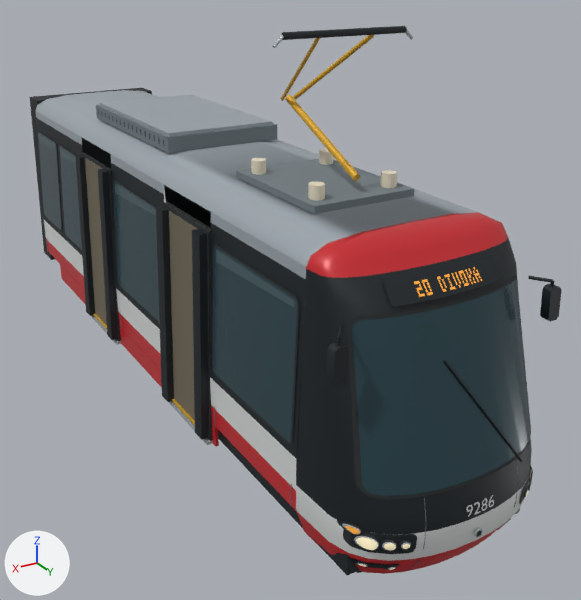
Before and after pictures for a commit that changed the glTF model assets/models/15t-a-open.glb.
One viewpoint serves both versions: a 50 mm camera at (4.71, 9.6, 5.78) aimed at (-0.6, 0.73, 1.35). The axes (+X, +Y, +Z) are drawn at lower left. The lights are the same throughout. The older version comes first. Vertices at exactly the same position are counted once.

The scene before the commit, as lines of its bpy script (objects in view):
```python
me_15t_a_open = bpy.data.meshes.new('15t-a-open')
me_15t_a_open.from_pydata(...)  # 3474 vertices, 4479 faces; spans x -1.36..1.36, y -5.7..5.23, z 0.0..5.11
me_15t_a_open.materials.append(mat_black)  # black #121b20
me_15t_a_open.materials.append(mat_rubber)  # black #24282a
me_15t_a_open.materials.append(mat_chrome)  # light grey #bcc4c7
me_15t_a_open.materials.append(mat_roof)  # grey #747f84
me_15t_a_open.materials.append(mat_red)  # red #c9252c
me_15t_a_open.materials.append(mat_white)  # light grey #dfe3e2
me_15t_a_open.materials.append(mat_silver)  # grey #aab4bb
me_15t_a_open.materials.append(mat_glass)  # dark cyan #28454e
me_15t_a_open.materials.append(mat_glint)  # dark cyan #435c62
me_15t_a_open.materials.append(mat_interior)  # brown #706857
me_15t_a_open.materials.append(mat_yellow)  # yellow #d8a528
me_15t_a_open.materials.append(mat_light)  # beige #fff0c8, glowing yellow #908770
me_15t_a_open.materials.append(mat_amber)  # orange #f5a337, glowing brown #8a5a1b
me_15t_a_open.materials.append(mat_cream)  # pale yellow #eae0c7
ob_15t_a_open = bpy.data.objects.new('15t-a-open', me_15t_a_open)
ob_15t_a_open.location = (0.0, 0.0, 0.0)
```
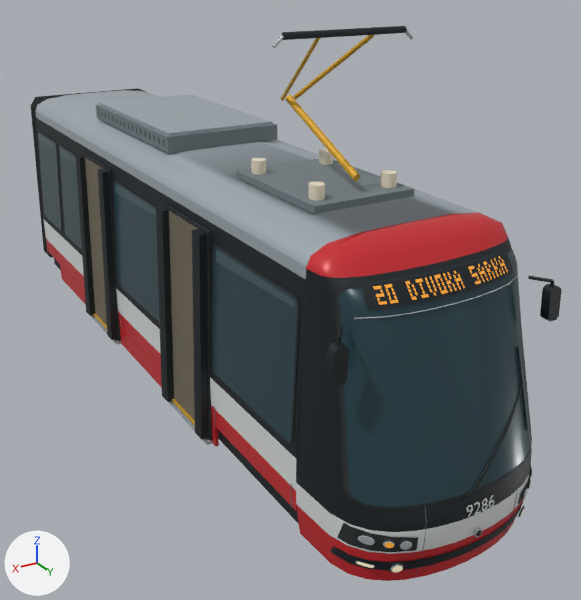
The change, as a diff of the scene's bpy script:
```diff
--- a/assets/models/15t-a-open.glb.py
+++ b/assets/models/15t-a-open.glb.py
@@ me_15t_a_open @@
-me_15t_a_open.from_pydata(...)  # 3474 vertices, 4479 faces; spans x -1.36..1.36, y -5.7..5.23, z 0.0..5.11
+me_15t_a_open.from_pydata(...)  # 3680 vertices, 4688 faces; spans x -1.36..1.36, y -5.7..5.22, z 0.0..5.11
+# me_15t_a_open part 1: the loose piece of 38 vertices spanning x 0.77..0.87, y 4.9..4.98, z 0.42..0.52 is multiplied about its middle by the matrix ((1.348, 0.032, -0.023), (1.53, 1.008, -0.554), (0.023, 0.026, 1.31)), then moved by (-1.72, 0.04, 0.34)
+# me_15t_a_open part 2: the loose piece of 40 vertices spanning x -0.97..-0.83, y 4.93..5.04, z 0.73..0.87 is multiplied about its middle by the matrix ((0.973, -0.014, -0.002), (0.448, 1.093, -0.007), (0.003, -0.003, 0.965)), then moved by (-0.15, -0.15, 0.02)
+# me_15t_a_open part 3: the loose piece of 38 vertices spanning x 0.83..0.97, y 4.93..5.04, z 0.73..0.87 is scaled about its middle by (0.846, 0.882, 0.831), then moved by (0.0, -0.01, 0.01)
+# me_15t_a_open part 4: the loose piece of 8 vertices spanning x -0.54..-0.41, y 5.02..5.07, z 1.36..1.53 is multiplied about its middle by the matrix ((-0.752, 0.379, -0.252), (-0.378, -0.791, -0.061), (-0.254, 0.056, 0.84)), then moved by (0.46, 0.11, -0.18)
+# me_15t_a_open part 5: the loose piece of 8 vertices spanning x -0.43..-0.3, y 4.99..5.05, z 1.51..1.68 is multiplied about its middle by the matrix ((-0.712, 0.451, -0.249), (-0.451, -0.751, -0.072), (-0.25, 0.069, 0.84)), then moved by (0.22, 0.1, -0.23)
+# me_15t_a_open part 6: the loose piece of 8 vertices spanning x -0.32..-0.19, y 4.96..5.02, z 1.66..1.83 is multiplied about its middle by the matrix ((-0.606, 0.638, -0.258), (-0.626, -0.654, -0.147), (-0.286, 0.08, 0.868)), then moved by (-0.26, -0.02, -0.09)
+# me_15t_a_open part 7: the loose piece of 8 vertices spanning x -0.21..-0.09, y 4.91..4.98, z 1.81..1.98 is multiplied about its middle by the matrix ((-0.553, 0.672, -0.243), (-0.663, -0.596, -0.14), (-0.264, 0.093, 0.858)), then moved by (-0.5, -0.05, -0.14)
+# me_15t_a_open part 8: the loose piece of 8 vertices spanning x -0.11..0.01, y 4.87..4.94, z 1.96..2.13 is multiplied about its middle by the matrix ((-0.522, 0.724, -0.252), (-0.709, -0.572, -0.174), (-0.291, 0.095, 0.875)), then moved by (-0.72, -0.07, -0.19)
+# me_15t_a_open part 9: the loose piece of 8 vertices spanning x 0.0..0.12, y 4.82..4.9, z 2.11..2.28 is multiplied about its middle by the matrix ((-0.671, 0.494, -0.237), (-0.501, -0.705, -0.05), (-0.221, 0.098, 0.831)), then moved by (0.1, 0.32, -1.03)
+# me_15t_a_open part 10: the loose piece of 8 vertices spanning x 0.1..0.22, y 4.77..4.85, z 2.26..2.43 is multiplied about its middle by the matrix ((-0.648, 0.53, -0.24), (-0.536, -0.684, -0.063), (-0.227, 0.1, 0.835)), then moved by (-0.14, 0.34, -1.08)
+# me_15t_a_open part 11: the loose piece of 6 vertices spanning x 0.23..0.29, y 4.56..4.58, z 3.01..3.03 is moved by (0.47, -0.15, 0.1)
+# me_15t_a_open part 12: the loose piece of 4 vertices spanning x 0.31..0.37, y 4.56..4.58, z 3.01..3.03 is moved by (0.39, -0.06, -0.01)
+# me_15t_a_open part 13: the loose piece of 70 vertices spanning x -1.06..1.06, y 4.43..5.13, z 1.3..2.88 is rebuilt with 91 vertices and now spans x -1.13..1.13, y 4.29..5.16, z 1.2..3.12
+# me_15t_a_open part 14: the loose piece of 40 vertices spanning x 0.96..1.14, y 4.71..4.94, z 0.71..0.89 is rebuilt with 40 vertices and now spans x 0.98..1.12, y 4.74..4.91, z 0.76..0.89
+# me_15t_a_open part 15: the loose piece of 8 vertices spanning x -1.18..1.18, y -5.7..-5.2, z 0.4..3.39 is rebuilt with 66 vertices and now spans x -1.2..1.2, y -5.7..-5.2, z 0.43..3.39
+# me_15t_a_open part 16: 42 loose pieces with 390 vertices, spanning x -1.19..1.19, y -5.66..4.98, z 0.42..3.39, are deleted
+# me_15t_a_open part 17: 99 vertices moved from x -1.23..1.23, y 3.9..5.23, z 0.29..3.16 to x -1.23..1.23, y 3.9..5.22, z 0.29..3.16; 671 vertices removed from x -1.16..1.16, y -4.68..5.23, z 0.31..3.16; 1176 vertices added at x -1.18..1.18, y 4.26..5.22, z 0.32..3.16
+# me_15t_a_open part 18: 4 vertices added at x 1.14, y -2.55..1.95, z 3.0
+# other edits to the shape of me_15t_a_open do not show in these pictures
 me_15t_a_open.materials.append(mat_black)
```

Pixel boxes [x1, y1, x2, y2] of what changed, in the pictures (581 x 600 px; the box of a moved part takes in the faces that stretch with it):
'15t-a-open', reshaped
    before: [30, 26, 562, 575]
    after: [31, 26, 562, 581]
part 1 of me_15t_a_open, moved or reshaped
    before: [384, 565, 396, 570]
    after: [527, 477, 531, 489]
part 2 of me_15t_a_open, moved or reshaped
    before: [528, 477, 532, 491]
    after: [530, 468, 532, 477]
part 3 of me_15t_a_open, moved or reshaped
    before: [379, 539, 397, 551]
    after: [380, 539, 395, 548]
part 4 of me_15t_a_open, moved or reshaped
    before: [505, 440, 515, 452]
    after: [475, 474, 485, 489]
part 5 of me_15t_a_open, moved or reshaped
    before: [496, 428, 507, 441]
    after: [484, 459, 493, 474]
part 6 of me_15t_a_open, moved or reshaped
    before: [487, 415, 498, 429]
    after: [507, 414, 514, 429]
part 7 of me_15t_a_open, moved or reshaped
    before: [476, 402, 488, 417]
    after: [513, 399, 519, 414]
part 8 of me_15t_a_open, moved or reshaped
    before: [466, 389, 478, 404]
    after: [519, 384, 524, 398]
part 9 of me_15t_a_open, moved or reshaped
    before: [455, 375, 468, 390]
    after: [462, 490, 473, 505]
part 10 of me_15t_a_open, moved or reshaped
    before: [444, 361, 457, 376]
    after: [472, 475, 482, 490]
part 11 of me_15t_a_open, moved or reshaped
    before: [427, 292, 433, 295]
    after: [373, 286, 382, 290]
part 12 of me_15t_a_open, moved or reshaped
    before: [419, 293, 425, 297]
    after: [378, 301, 387, 305]
part 13 of me_15t_a_open, rebuilt (8% wider, 18% taller)
    before: [352, 279, 531, 496]
    after: [339, 250, 532, 507]
part 14 of me_15t_a_open, rebuilt
    before: [350, 534, 380, 550]
    after: [354, 533, 376, 546]
part 15 of me_15t_a_open, rebuilt
    before: [30, 88, 152, 260]
    after: [31, 88, 146, 257]
part 16 of me_15t_a_open, deleted
    before: [337, 267, 533, 535]
part 17 of me_15t_a_open, moved or reshaped
    before: [218, 255, 532, 575]
    after: [296, 247, 532, 581]
part 18 of me_15t_a_open, added
    after: [82, 145, 211, 231]
